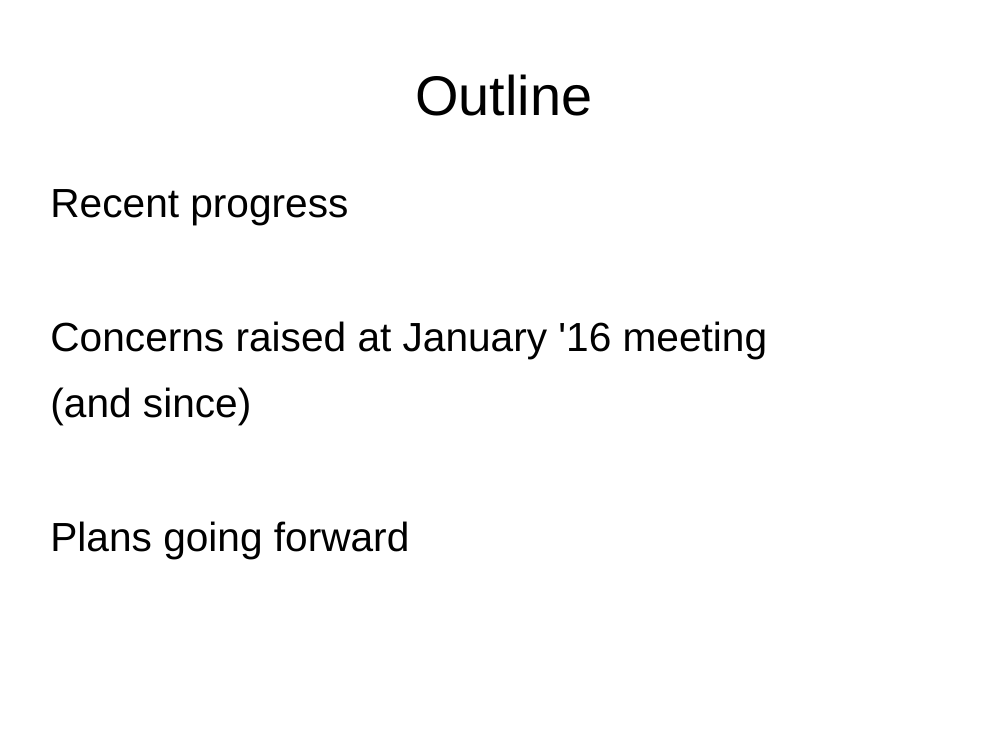
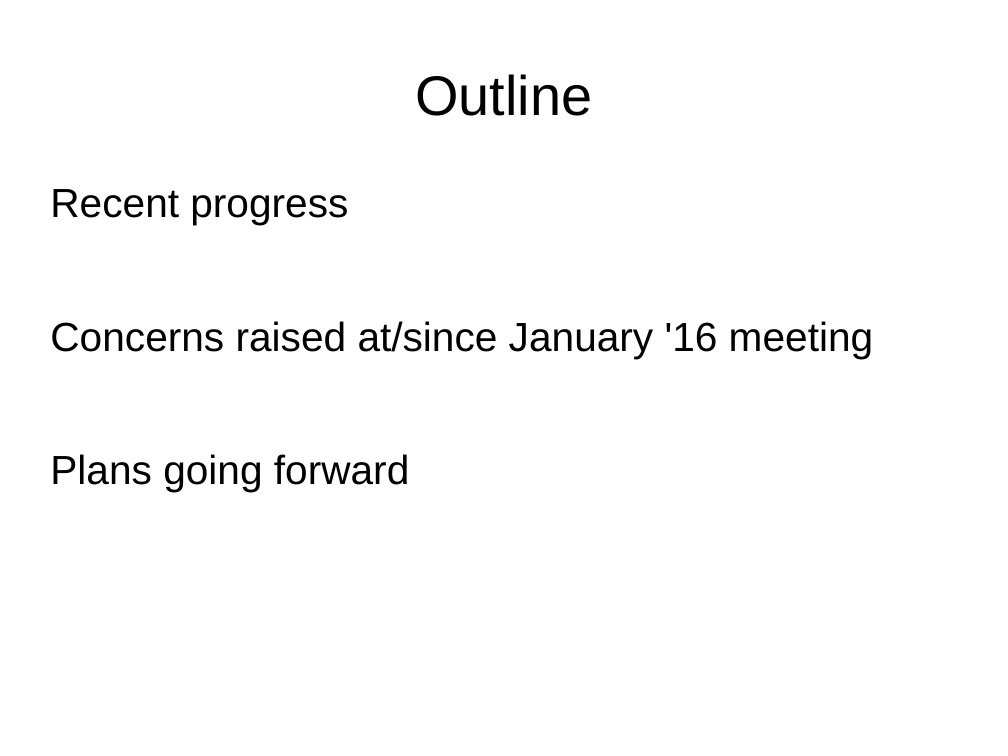
Before and after one commit to tc39/proposal-ecmascript-sharedmem, a slide deck: slide 2 of tc39/sharedmem-mar-2016.odp. Drawn at 1008x756 pixels with LibreOffice and Linux fonts; fonts in the diff are those of the drawing. Boxes give left, top, right and bottom in pixels: in the first picture for what was removed or moved away, otherwise in the second. Text is boxed around its words. In the diff, an @@ line names an element or a change of style, - is before the commit and + after.

```diff
--- a/tc39/sharedmem-mar-2016.odp
+++ b/tc39/sharedmem-mar-2016.odp
@@ text at <box>50,321,874,358</box>: text changed @@
-Concerns raised at January '16 meeting
-(and since)
+Concerns raised at/since January '16 meeting
```
Also in this commit, not shown: 10 other slides changed, 4 slides added, 1 other file.
